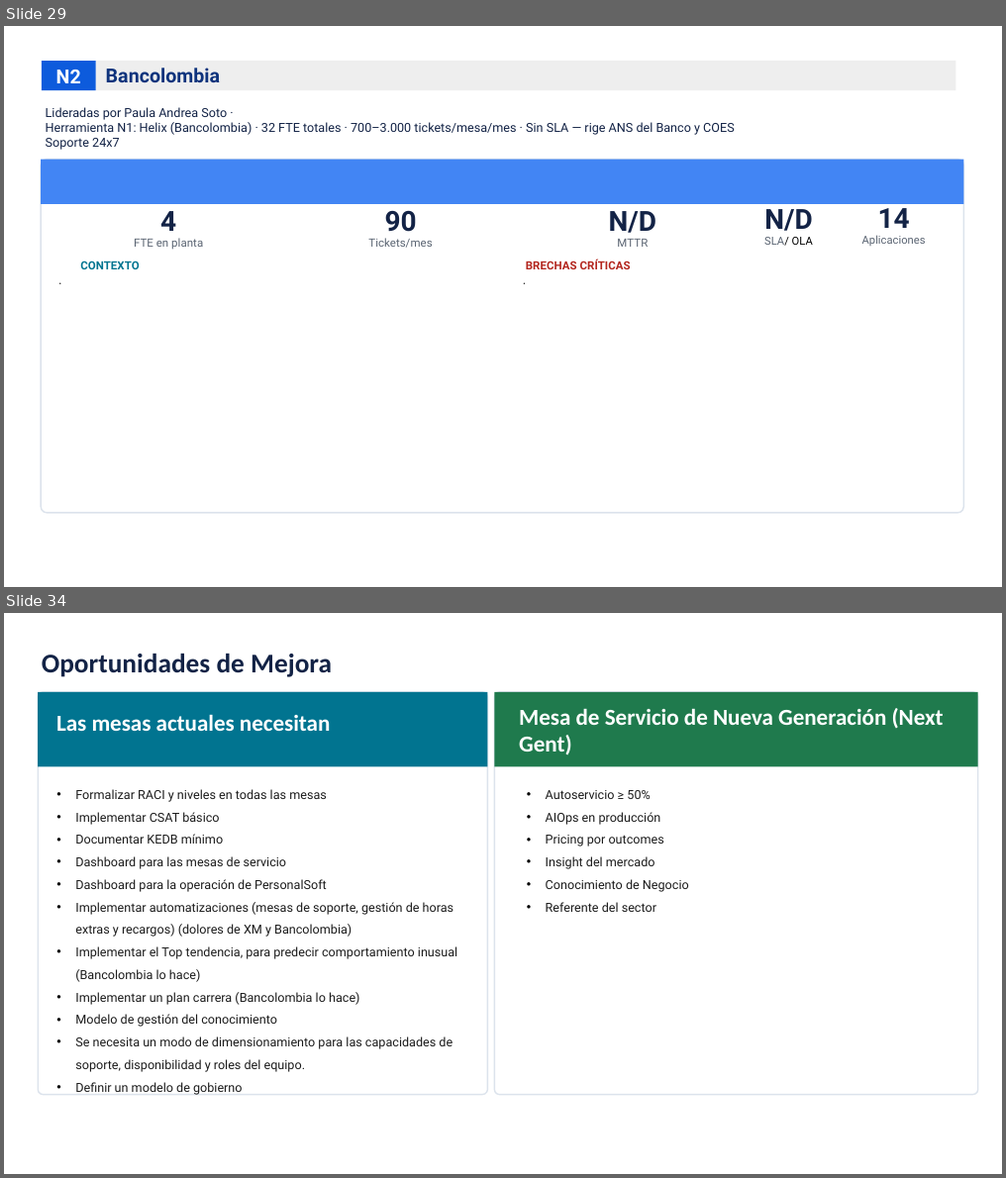
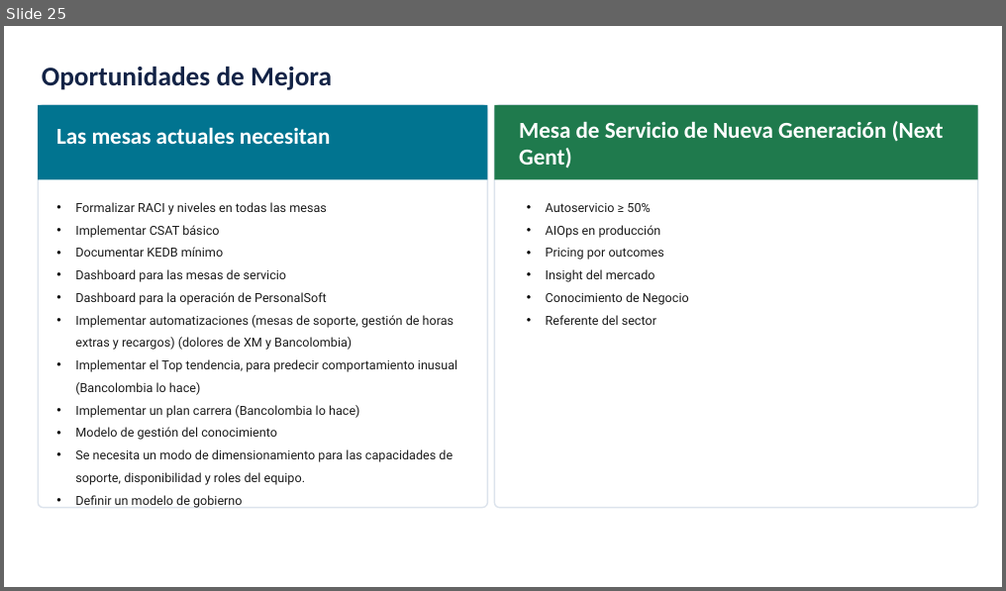
Before and after one commit to nataliazarthapersonalsoft/mesadeservicio-modernizacionaplicaciones, a slide deck: 01-Ideacion/01-benchmarking/Benchmarking Mesa de Servicio.pptx. Shown one above the other, each under a label of ours: slides 29 and 34 before the commit, slide 25 after it; the slides between them are not shown. The pictures are 1006x1178 and 1006x591 pixels, drawn with LibreOffice and Linux fonts; fonts in the diff are those of the drawing; background and template pictures are left out. Boxes give left, top, right and bottom in pixels: in the first picture for what was removed or moved away, otherwise in the second. Text is boxed around its words. In the diff, an @@ line names an element or a change of style, - is before the commit and + after.

```diff
--- a/01-Ideacion/01-benchmarking/Benchmarking Mesa de Servicio.pptx
+++ b/01-Ideacion/01-benchmarking/Benchmarking Mesa de Servicio.pptx
@@ slide 29 removed at (4,26,1002,587), background #FFFFFF @@
@@ rectangle removed at (42,61,97,91) @@
-N2
@@ rectangle removed at (96,61,956,91) @@
-Bancolombia
@@ text removed at (46,107,735,135) @@
-Lideradas por Paula Andrea Soto ·
-Herramienta N1: Helix (Bancolombia) · 32 FTE totales · 700–3.000 tickets/mesa/mes · Sin SLA — rige ANS del Banco y COES
-Soporte 24x7
@@ rounded rectangle removed at (41,160,964,514) @@
@@ rectangle removed at (41,160,964,204) @@
@@ text removed at (764,203,812,231) @@
-N/D
@@ text removed at (878,202,910,228) @@
-14
@@ text removed at (160,211,176,231) @@
-4
@@ text removed at (385,210,417,232) @@
-90
@@ text removed at (609,211,656,233) @@
-N/D
@@ text removed at (80,261,139,270) @@
-CONTEXTO
@@ text removed at (134,238,203,250) @@
-FTE en planta
@@ text removed at (368,238,432,248) @@
-Tickets/mes
@@ text removed at (526,260,631,270) @@
-BRECHAS CRÍTICAS
@@ text removed at (617,239,648,247) @@
-MTTR
@@ text removed at (764,237,813,246) @@
-SLA/ OLA
@@ text removed at (862,235,926,246) @@
-Aplicaciones
@@ text removed at (58,275,493,304) @@
-·
@@ text removed at (523,275,828,304) @@
-·
@@ what was slide 34 is now slide 25 @@
```
Also in this commit, not shown: 7 slides changed, 6 slides added, 23 other slides removed, 5 other files.
